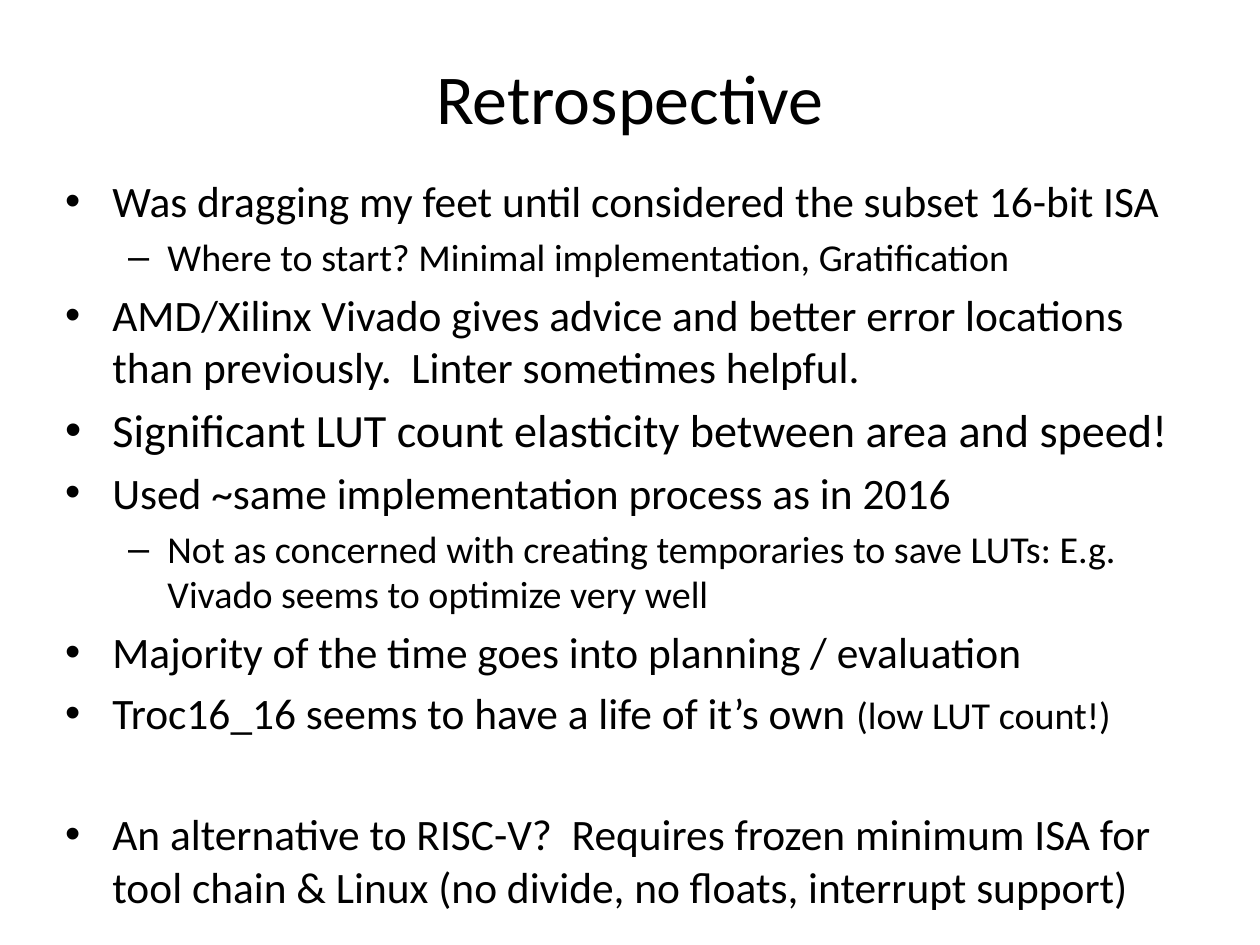
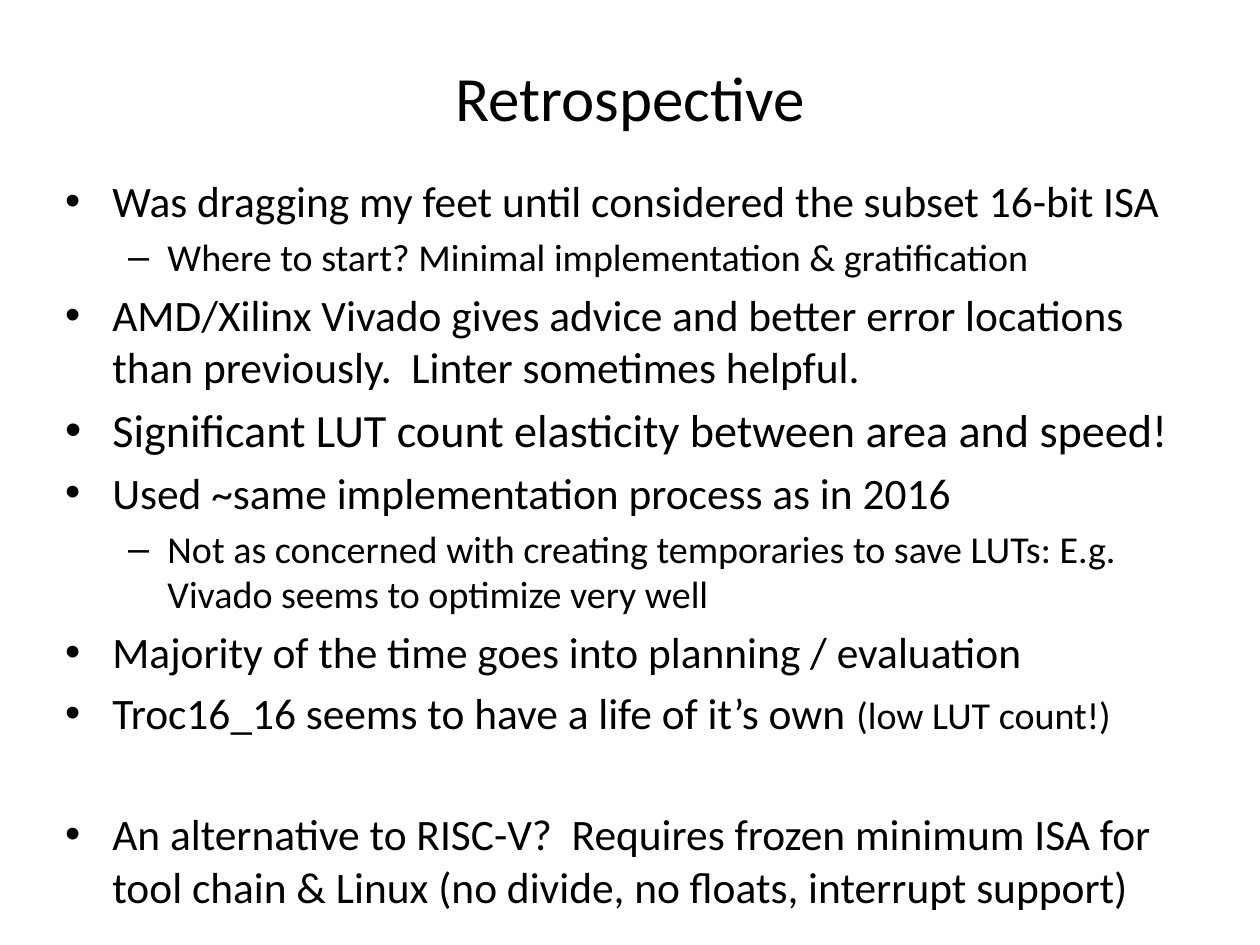
Before and after one commit to jimbrake/TROC16_16, a slide deck: slide 30 of DIY_soft-core_uP.pptx (slide 25 before the commit). Drawn at 1260x945 pixels with LibreOffice and Linux fonts; fonts in the diff are those of the drawing. Boxes give left, top, right and bottom in pixels: in the first picture for what was removed or moved away, otherwise in the second. Text is boxed around its words. In the diff, an @@ line names an element or a change of style, - is before the commit and + after.

```diff
--- a/DIY_soft-core_uP.pptx
+++ b/DIY_soft-core_uP.pptx
@@ title "Retrospective" at [455, 77, 804, 131]: size 40 to 36 pt @@
@@ text at [167, 244, 1028, 278]: text changed @@
-  – Where to start? Minimal implementation, Gratification
+  – Where to start? Minimal implementation & gratification
```
Also in this commit, not shown: 34 other slides changed, 5 slides added, 5 other files.
